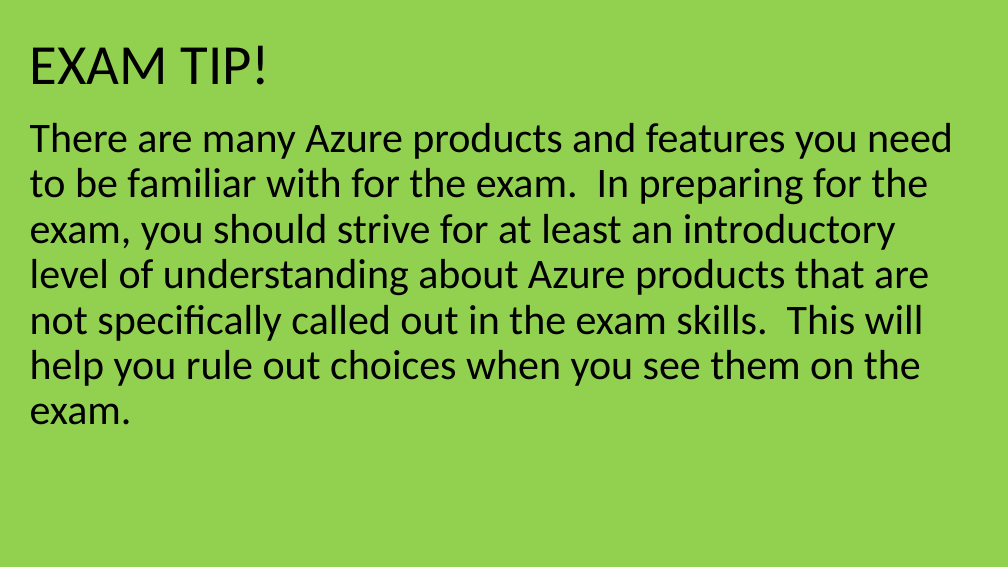
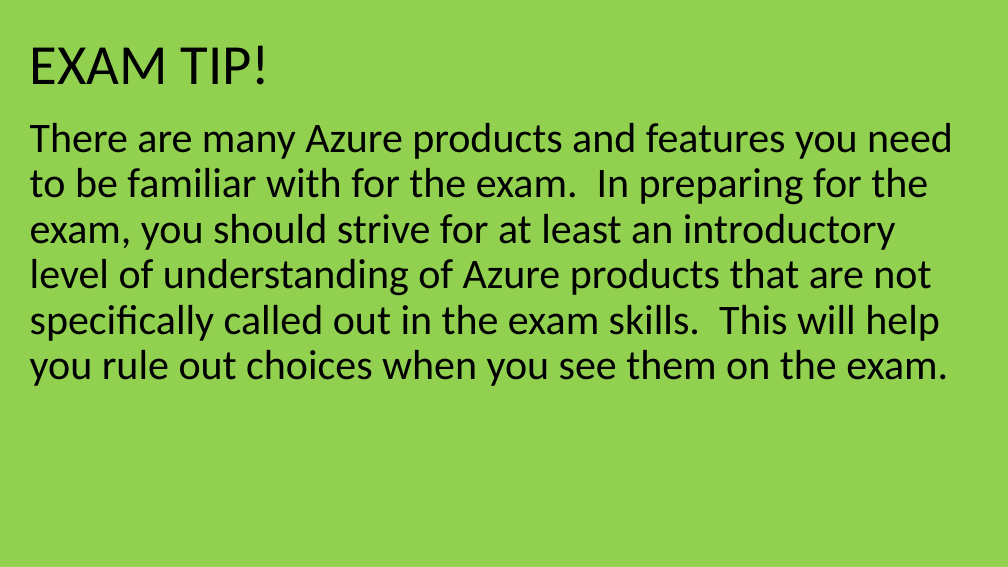
Before and after one commit to guruskill/70-534, a slide deck: slide 5 of Presentations/2017-10-18-Milwaukee/70-534-WebAndMobile.pptx (slide 6 before the commit). Drawn at 1008x567 pixels with LibreOffice and Linux fonts; fonts in the diff are those of the drawing. Boxes give left, top, right and bottom in pixels: in the first picture for what was removed or moved away, otherwise in the second. Text is boxed around its words. In the diff, an @@ line names an element or a change of style, - is before the commit and + after.

```diff
--- a/Presentations/2017-10-18-Milwaukee/70-534-WebAndMobile.pptx
+++ b/Presentations/2017-10-18-Milwaukee/70-534-WebAndMobile.pptx
@@ text at (30, 123, 953, 386): text changed @@
-There are many Azure products and features you need to be familiar with for the exam. In preparing for the exam, you should strive for at least an introductory level of understanding about Azure products that are not specifically called out in the exam skills. This will help you rule out choices when you see them on the exam.
+There are many Azure products and features you need to be familiar with for the exam. In preparing for the exam, you should strive for at least an introductory level of understanding of Azure products that are not specifically called out in the exam skills. This will help you rule out choices when you see them on the exam.
```
Also in this commit, not shown: 32 other slides changed, 1 slide removed, 7 other files.
